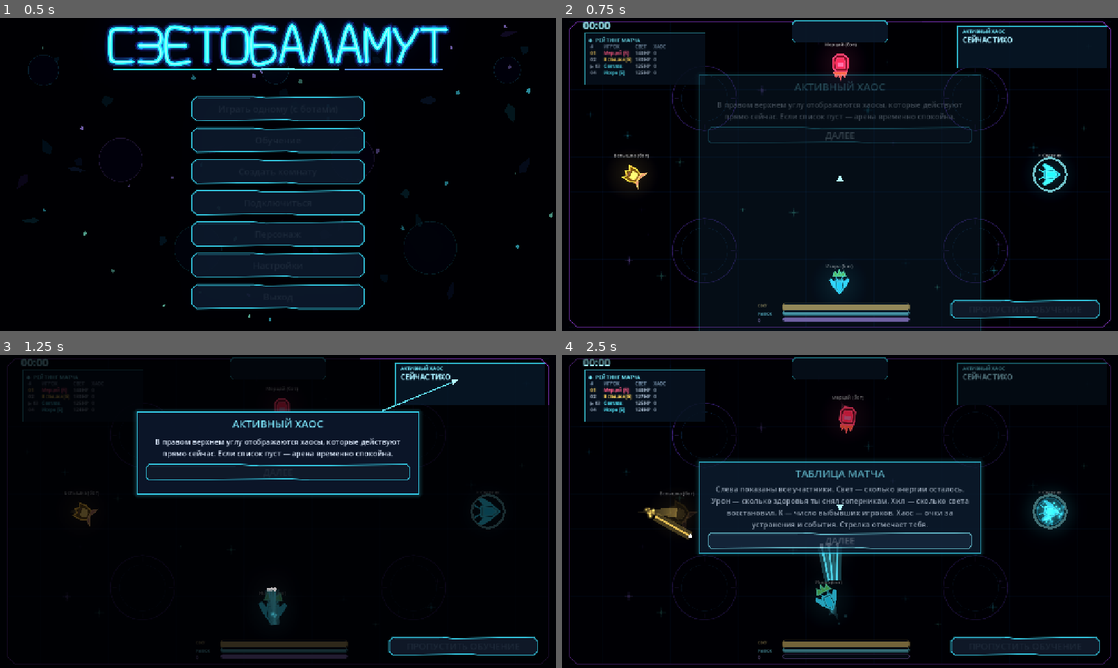
Above: before the commit, frames 1-4 (two rows, left to right).
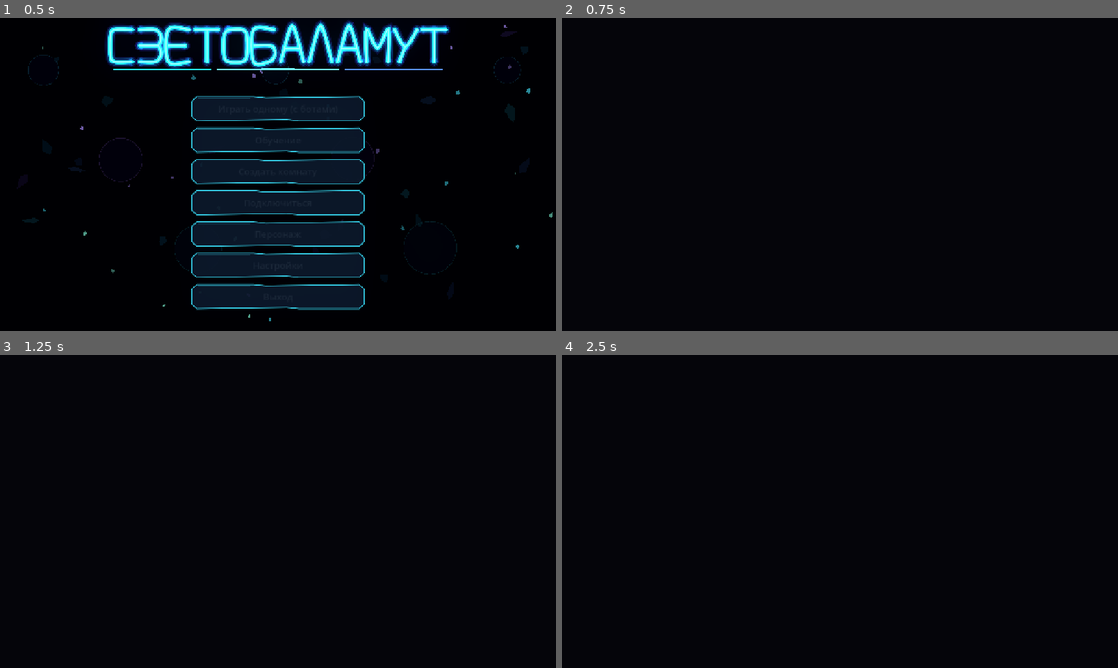
Above: after the commit, the same moments.

Repository: DvoreZZKy/svetobalamut
Game: Godot game, scene res://scenes/menu.tscn
Same seed, same stepped clock (60 frames per second), same inputs: the game is played once before the commit and once after it.
Inputs (mouse positions are in pixels of both pictures, inside the frame that each line leads up to):
- Up to frame 1 (0.5 s): no input
- Up to frame 2 (0.75 s): click "Играть одному (с ботами)" at 0.5 s
- Up to frame 3 (1.25 s): no input
- Up to frame 4 (2.5 s): tap Enter (restart) at 1.25 s; move the mouse to (962, 495) at 1.27 s; hold D (right) 1.28-2 s; tap Q (ability) at 1.35 s; click (962, 495) at 1.42 s; click (840, 473) at 2 s, where only the run before the commit has a clickable "ДАЛЕЕ"

Frame 1 is identical in both runs. In frame 2, 10% of the frame differs, in the area x 1-99%, y 0-100%; in frame 3, 19%; in frame 4, 22%, in the area x 1-99%, y 0-99%.
Error after the commit: Parse Error: There is already a variable named "chaos_key" declared in this scope. (res://scripts/arena.gd:1387)

Commit message:
Align stopwatch and give chaos distinct visual reactions

Diff:
--- a/scripts/arena.gd
+++ b/scripts/arena.gd
@@ -26,6 +26,7 @@
 var timer_glitch_until := 0
 var glitch_step := -1
 var glitch_text := "0:00"
+var meteor_impact_until := 0
 
 var pviews := {}
 var eviews := {}
@@ -375,7 +376,7 @@
 	stopwatch_lbl.add_theme_constant_override("shadow_offset_x", 0)
 	stopwatch_lbl.add_theme_constant_override("shadow_offset_y", 0)
 	stopwatch_shape = Polygon2D.new()
-	stopwatch_shape.position = Vector2(640, 31)
+	stopwatch_shape.position = Vector2(ARENA.x * 0.5, 31)
 	stopwatch_shape.polygon = PackedVector2Array([
 		Vector2(-102, -25), Vector2(102, -25), Vector2(110, -17),
 		Vector2(110, 17), Vector2(102, 25), Vector2(-102, 25),
@@ -1313,26 +1314,76 @@
 	var elapsed := int(float(view.get("elapsed", 0.0)))
 	var stopwatch_text := "%02d:%02d" % [elapsed / 60, elapsed % 60]
 	var glitch_now := Time.get_ticks_msec()
-	if glitch_now < timer_glitch_until:
-		var step := int(glitch_now / 65)
+	var fx: Dictionary = view.get("fx", {})
+	var meteor_active := not view.get("mt", []).is_empty()
+	var meteor_burning := meteor_active or glitch_now < meteor_impact_until
+	var chaos_key := ""
+	for candidate in ["invert", "reverse", "blind", "bounce", "zerog", "rain", "steal", "doubles", "magnet", "bomb"]:
+		if float(fx.get(candidate, 0.0)) > 0.0:
+			chaos_key = candidate
+			break
+	var glitching := glitch_now < timer_glitch_until or meteor_active
+	var step := int(glitch_now / (42 if meteor_burning else 65))
+	if glitching:
 		if step != glitch_step:
 			glitch_step = step
 			var chars := stopwatch_text.split("")
+			var chance := 0.58 if meteor_burning or chaos_key == "rain" else 0.32
 			for i in chars.size():
-				if randf() < 0.58:
-					chars[i] = str(randi_range(0, 9)) if i != 2 else ":"
+				if i != 2 and randf() < chance:
+					chars[i] = str(randi_range(0, 9))
 			glitch_text = "".join(chars)
 		stopwatch_lbl.text = glitch_text
-		stopwatch_lbl.modulate = Color("#ff6b9d") if (step % 2 == 0) else Color("#74edff")
-		stopwatch_lbl.position = Vector2(randf_range(-3.0, 3.0), randf_range(-2.0, 2.0))
-		stopwatch_lbl.rotation = randf_range(-0.035, 0.035)
 	else:
 		stopwatch_lbl.text = stopwatch_text
-		stopwatch_lbl.modulate = Color.WHITE
-		stopwatch_lbl.position = Vector2.ZERO
-		stopwatch_lbl.rotation = 0.0
+	stopwatch_lbl.position = Vector2.ZERO
+	stopwatch_lbl.rotation = 0.0
+	stopwatch_lbl.scale = Vector2.ONE
+	stopwatch_lbl.modulate = Color.WHITE
+	stopwatch_shape.color = Color("#0c1d31", 0.94)
+	stopwatch_outline.default_color = Color("#39d9f0", 0.92)
+	stopwatch_lbl.add_theme_color_override("font_shadow_color", Color("#39d9f0", 0.85))
+	if meteor_burning:
+		var flame := 0.5 + 0.5 * sin(glitch_now * 0.025)
+		stopwatch_lbl.modulate = Color(1.0, 0.42 + flame * 0.28, 0.16)
+		stopwatch_lbl.scale = Vector2(1.0 + flame * 0.07, 1.0 + flame * 0.12)
+		stopwatch_lbl.position = Vector2(randf_range(-2.0, 2.0), randf_range(-3.0, 1.0))
+		stopwatch_lbl.add_theme_color_override("font_shadow_color", Color(1.0, 0.19, 0.025, 1.0))
+		stopwatch_shape.color = Color("#35170e", 0.98)
+		stopwatch_outline.default_color = Color("#ff6a24", 1.0)
+		if glitch_now < meteor_impact_until:
+			stopwatch_lbl.position += Vector2(randf_range(-7.0, 7.0), randf_range(-5.0, 5.0))
+			stopwatch_lbl.rotation = randf_range(-0.055, 0.055)
+	elif glitching:
+		match chaos_key:
+			"invert":
+				stopwatch_lbl.modulate = Color("#f5f5ff") if step % 2 == 0 else Color("#9b8cff")
+				stopwatch_lbl.rotation = 0.025 * sin(glitch_now * 0.012)
+			"reverse":
+				stopwatch_lbl.rotation = 0.10 * sin(glitch_now * 0.018)
+				stopwatch_lbl.modulate = Color("#ff7be5")
+			"blind":
+				stopwatch_lbl.modulate.a = 0.18 if step % 3 == 0 else 1.0
+			"bounce":
+				stopwatch_lbl.position.x = sin(glitch_now * 0.035) * 8.0
+			"zerog":
+				stopwatch_lbl.position.y = sin(glitch_now * 0.006) * 6.0
+			"rain":
+				stopwatch_lbl.modulate = Color("#7cf7ff")
+				stopwatch_lbl.position = Vector2(randf_range(-2.0, 2.0), randf_range(-2.0, 2.0))
+			"steal":
+				stopwatch_lbl.modulate = Color("#b7ff79") if step % 2 == 0 else Color("#ff6bcb")
+			"doubles":
+				stopwatch_lbl.modulate = Color("#ff8be8")
+				stopwatch_lbl.scale = Vector2(1.08, 0.94)
+			"magnet":
+				stopwatch_lbl.position.x = sin(glitch_now * 0.02) * 4.0
+				stopwatch_lbl.scale = Vector2(1.0 + 0.08 * sin(glitch_now * 0.02), 1.0)
+			"bomb":
+				stopwatch_lbl.modulate = Color("#ffb34d") if step % 2 == 0 else Color("#ff4e3d")
+			_:
+				stopwatch_lbl.modulate = Color("#ff6b9d") if step % 2 == 0 else Color("#74edff")
 	var active_chaos: Array[String] = []
-	var fx: Dictionary = view.get("fx", {})
 	for chaos_key in fx.keys():
 		if float(fx[chaos_key]) > 0.0 and CHAOS_RU.has(chaos_key):
 			active_chaos.append(str(CHAOS_RU[chaos_key]))
@@ -1839,6 +1890,7 @@
 				_show_banner("МЕТЕОРИТНЫЙ ДОЖДЬ")
 				flash(pos, 110.0, Color(1.0, 0.32, 0.12), 0.35)
 			"meteor_impact":
+				meteor_impact_until = Time.get_ticks_msec() + 520
 				Sfx.play("boom", 1.15, -1.0)
 				flash(pos, float(e.get("r", 138.0)) * 1.5, Color(1.0, 0.3, 0.08), 0.55)
 				burst(pos, Color(1.0, 0.38, 0.12), 72, 820.0, 0.75, true)
